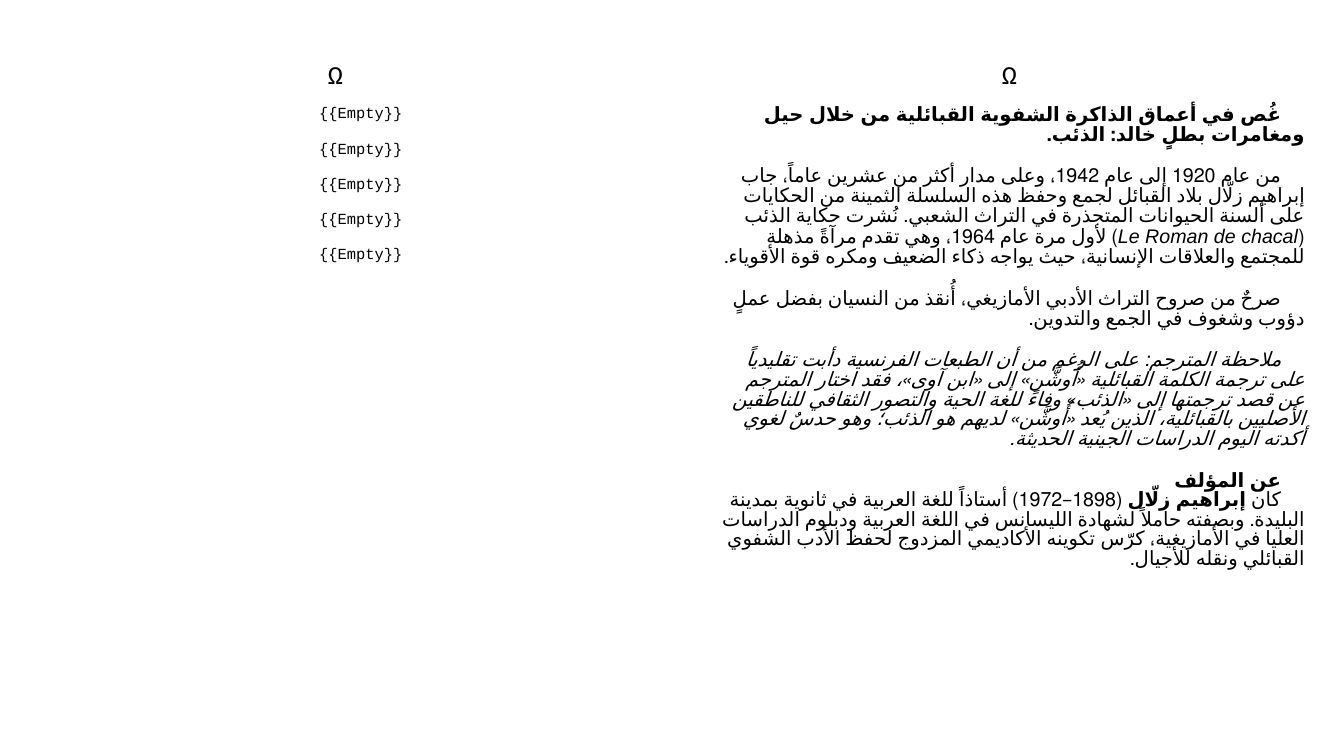
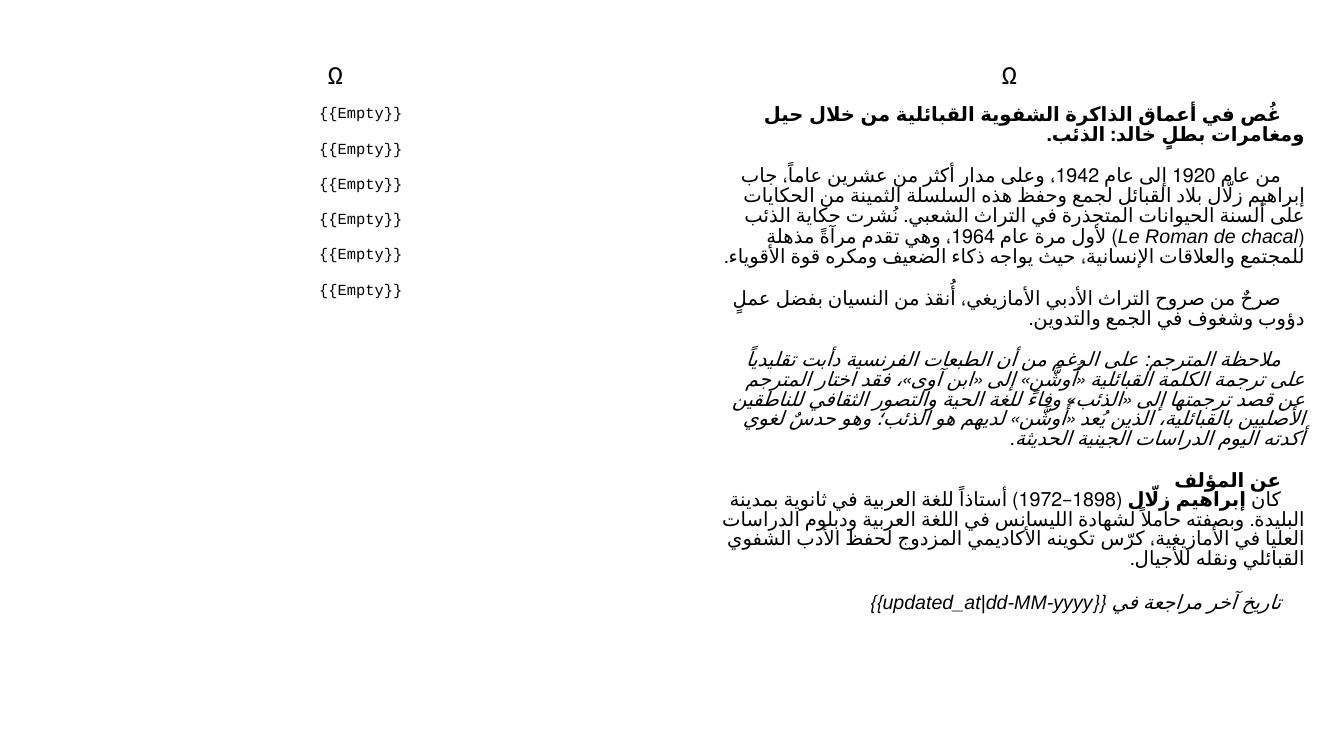
Before and after one commit to sferhah/tamacahut_n_wuccen, a slide deck: slide 88 of Uccen.ConsoleApp/Resources/pptx/uccen.arb.pptx. Drawn at 1344x756 pixels with LibreOffice and Linux fonts; fonts in the diff are those of the drawing. Boxes give left, top, right and bottom in pixels: in the first picture for what was removed or moved away, otherwise in the second. Text is boxed around its words. In the diff, an @@ line names an element or a change of style, - is before the commit and + after.

```diff
--- a/Uccen.ConsoleApp/Resources/pptx/uccen.arb.pptx
+++ b/Uccen.ConsoleApp/Resources/pptx/uccen.arb.pptx
@@ table at bbox=[32, 16, 1315, 729] @@
-row 3, column 1: {{Empty}} / {{Empty}} / {{Empty}} / {{Empty}} / {{Empty}}
+row 3, column 1: {{Empty}} / {{Empty}} / {{Empty}} / {{Empty}} / {{Empty}} / {{Empty}}
-row 3, column 3: غُص في أعماق الذاكرة الشفوية القبائلية من خلال حيل ومغامرات بطلٍ خالد: الذئب. / من عام 1920 إلى عام 1942، وعلى مدار أكثر من عشرين عاماً، جاب إبراهيم زلّال بلاد القبائل لجمع وحفظ هذه السلسلة الثمينة من الحكايات على ألسنة الحيوانات المتجذرة في التراث الشعبي. نُشرت حكاية الذئب (Le Roman de chacal) لأول مرة عام 1964، وهي تقدم مرآةً مذهلة للمجتمع والعلاقات الإنسانية، حيث يواجه ذكاء الضعيف ومكره قوة الأقوياء. / صرحٌ من صروح التراث الأدبي الأمازيغي، أُنقذ من النسيان بفضل عملٍ دؤوب وشغوف في الجمع والتدوين. / ملاحظة المترجم: على الرغم من أن الطبعات الفرنسية دأبت تقليدياً على ترجمة الكلمة القبائلية «أُوشَّن» إلى «ابن آوى»، فقد اختار المترجم عن قصد ترجمتها إلى «الذئب» وفاءً للغة الحية والتصور الثقافي للناطقين الأصليين بالقبائلية، الذين يُعد «أُوشَّن» لديهم هو الذئب؛ وهو حدسٌ لغوي أكدته اليوم الدراسات الجينية الحديثة. / عن المؤلف / كان إبراهيم زلّال (1898–1972) أستاذاً للغة العربية في ثانوية بمدينة البليدة. وبصفته حاملاً لشهادة الليسانس في اللغة العربية ودبلوم الدراسات العليا في الأمازيغية، كرّس تكوينه الأكاديمي المزدوج لحفظ الأدب الشفوي القبائلي ونقله للأجيال.
+row 3, column 3: غُص في أعماق الذاكرة الشفوية القبائلية من خلال حيل ومغامرات بطلٍ خالد: الذئب. / من عام 1920 إلى عام 1942، وعلى مدار أكثر من عشرين عاماً، جاب إبراهيم زلّال بلاد القبائل لجمع وحفظ هذه السلسلة الثمينة من الحكايات على ألسنة الحيوانات المتجذرة في التراث الشعبي. نُشرت حكاية الذئب (Le Roman de chacal) لأول مرة عام 1964، وهي تقدم مرآةً مذهلة للمجتمع والعلاقات الإنسانية، حيث يواجه ذكاء الضعيف ومكره قوة الأقوياء. / صرحٌ من صروح التراث الأدبي الأمازيغي، أُنقذ من النسيان بفضل عملٍ دؤوب وشغوف في الجمع والتدوين. / ملاحظة المترجم: على الرغم من أن الطبعات الفرنسية دأبت تقليدياً على ترجمة الكلمة القبائلية «أُوشَّن» إلى «ابن آوى»، فقد اختار المترجم عن قصد ترجمتها إلى «الذئب» وفاءً للغة الحية والتصور الثقافي للناطقين الأصليين بالقبائلية، الذين يُعد «أُوشَّن» لديهم هو الذئب؛ وهو حدسٌ لغوي أكدته اليوم الدراسات الجينية الحديثة. / عن المؤلف / كان إبراهيم زلّال (1898–1972) أستاذاً للغة العربية في ثانوية بمدينة البليدة. وبصفته حاملاً لشهادة الليسانس في اللغة العربية ودبلوم الدراسات العليا في الأمازيغية، كرّس تكوينه الأكاديمي المزدوج لحفظ الأدب الشفوي القبائلي ونقله للأجيال. / تاريخ آخر مراجعة في {{updated_at|dd-MM-yyyy}}
```
Also in this commit, not shown: 9 other files.
